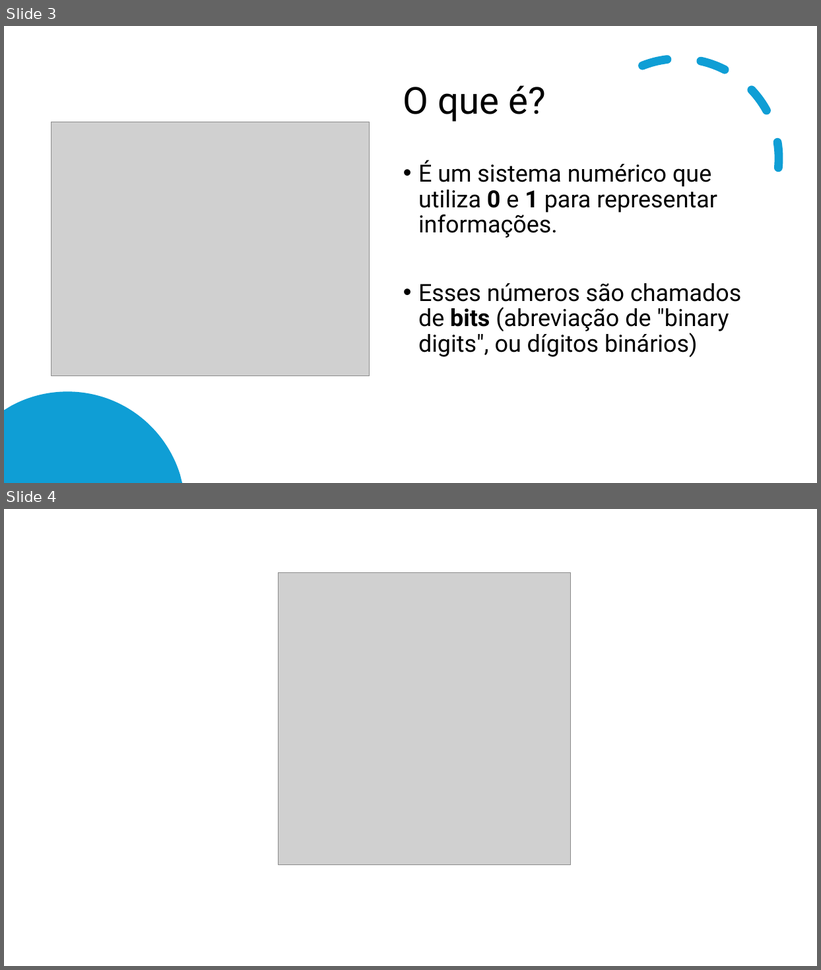
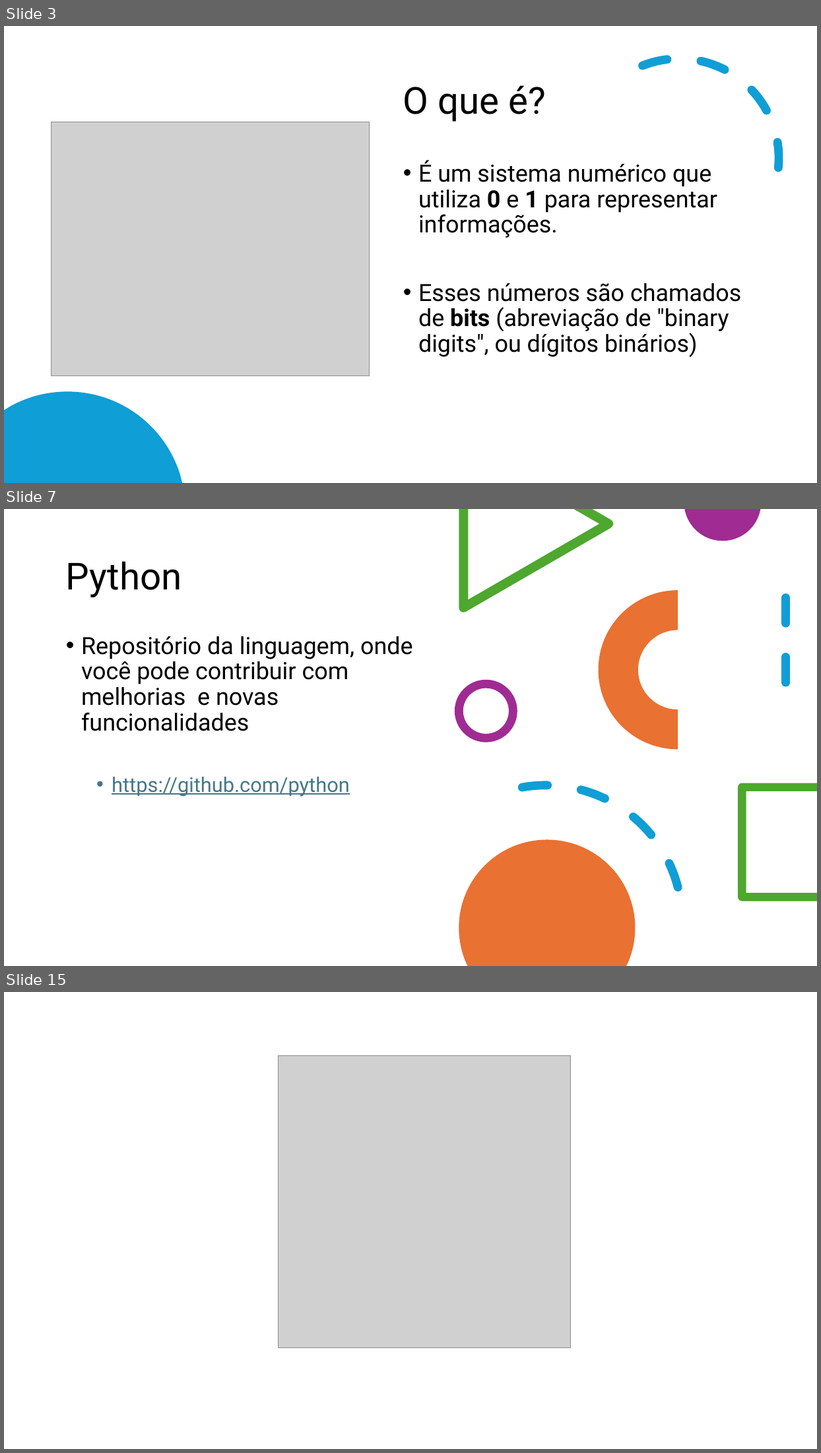
Before and after one commit to CleitonDsd/1-MOD-DS_2024, a slide deck: 1_Fundamentos/0_Conceitos_Tecnologia_Informacao/01_Binarios_Software_Hardware.pptx. Shown one above the other, each under a label of ours: slides 3 and 4 before the commit, slides 3, 7 and 15 after it; the slides between them are not shown. The pictures are 821x970 and 821x1453 pixels, drawn with LibreOffice and Linux fonts; fonts in the diff are those of the drawing; grey boxes stand for pictures. Boxes give left, top, right and bottom in pixels: in the first picture for what was removed or moved away, otherwise in the second. Text is boxed around its words. In the diff, an @@ line names an element or a change of style, - is before the commit and + after.

```diff
--- a/1_Fundamentos/0_Conceitos_Tecnologia_Informacao/01_Binarios_Software_Hardware.pptx
+++ b/1_Fundamentos/0_Conceitos_Tecnologia_Informacao/01_Binarios_Software_Hardware.pptx
@@ slide 7 added at box(4, 509, 817, 966), background #FFFFFF @@
@@ freeform shape added at box(459, 509, 613, 613), fill #4EA72E @@
@@ freeform shape added at box(684, 509, 760, 541), fill #A02B93 @@
@@ title added at box(66, 561, 182, 597), 44 pt, text #000000 @@
+Python
@@ arch (boxed as its full ring) added at box(599, 590, 758, 749), fill #E97132 @@
@@ line added from (786, 598) to (786, 704), #0F9ED5 10 pt dashed @@
@@ text added at box(81, 636, 413, 797), 28 pt, text #000000 @@
+• Repositório da linguagem, onde você pode contribuir com melhorias e novas funcionalidades
+  • https://github.com/python
@@ ellipse added at box(459, 684, 514, 739), outline #A02B93 10 pt @@
@@ arc (boxed as its full ellipse) added at box(389, 764, 705, 966), outline #0F9ED5 10 pt dashed @@
@@ freeform shape added at box(739, 784, 817, 902), fill #4EA72E @@
@@ freeform shape added at box(459, 840, 636, 966), fill #E97132 @@
@@ what was slide 4 is now slide 15 @@
```
Also in this commit, not shown: 10 other slides added, 4 other files.
